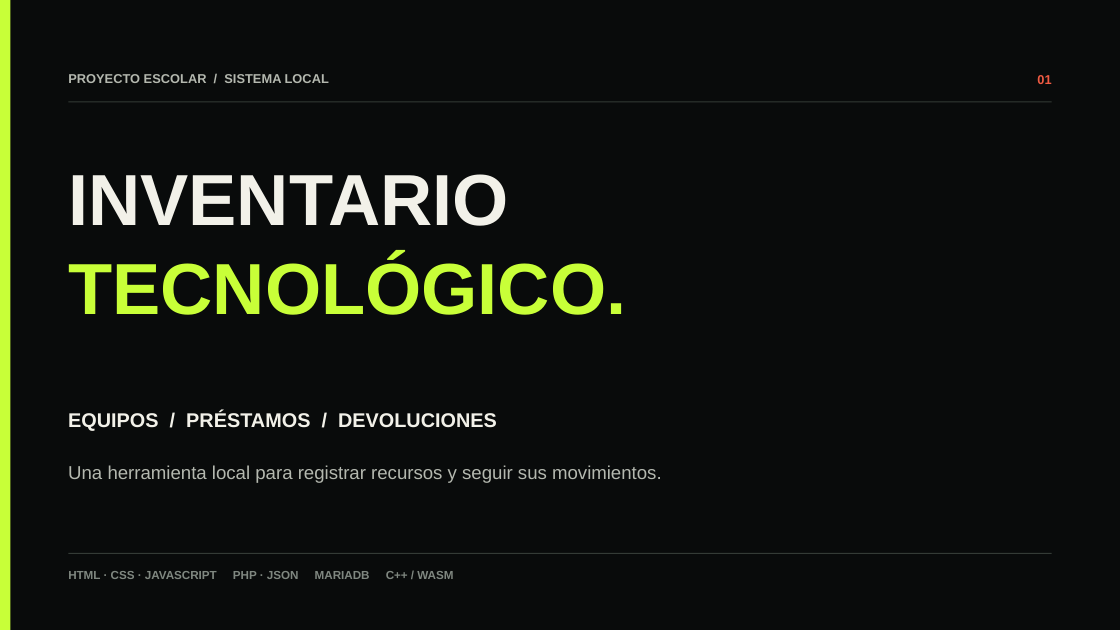
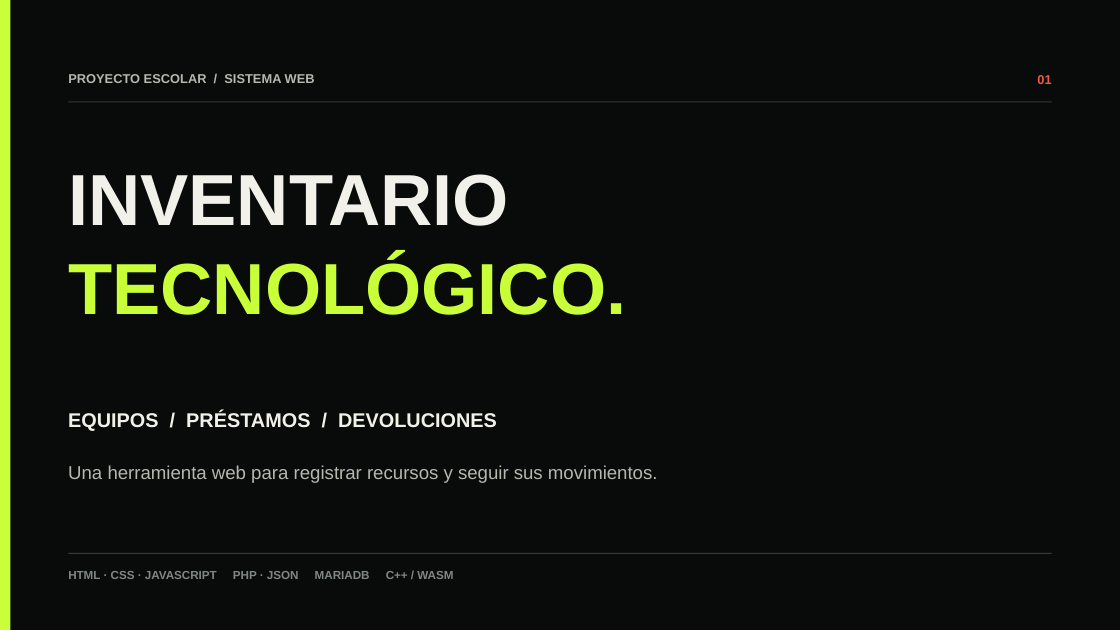
Before and after one commit to EvanSoyYo/inventario-colegio, a slide deck: slide 1 of docs/presentacion-inventario-escolar.pptx. Drawn at 1120x630 pixels with LibreOffice and Linux fonts; fonts in the diff are those of the drawing. Boxes give left, top, right and bottom in pixels: in the first picture for what was removed or moved away, otherwise in the second. Text is boxed around its words. In the diff, an @@ line names an element or a change of style, - is before the commit and + after.

```diff
--- a/docs/presentacion-inventario-escolar.pptx
+++ b/docs/presentacion-inventario-escolar.pptx
@@ text at bbox=[68, 74, 315, 83]: text changed @@
-PROYECTO ESCOLAR / SISTEMA LOCAL
+PROYECTO ESCOLAR / SISTEMA WEB
@@ text at bbox=[68, 465, 658, 483]: text changed @@
-Una herramienta local para registrar recursos y seguir sus movimientos.
+Una herramienta web para registrar recursos y seguir sus movimientos.
```
Also in this commit, not shown: 3 other slides changed, 9 other files.
